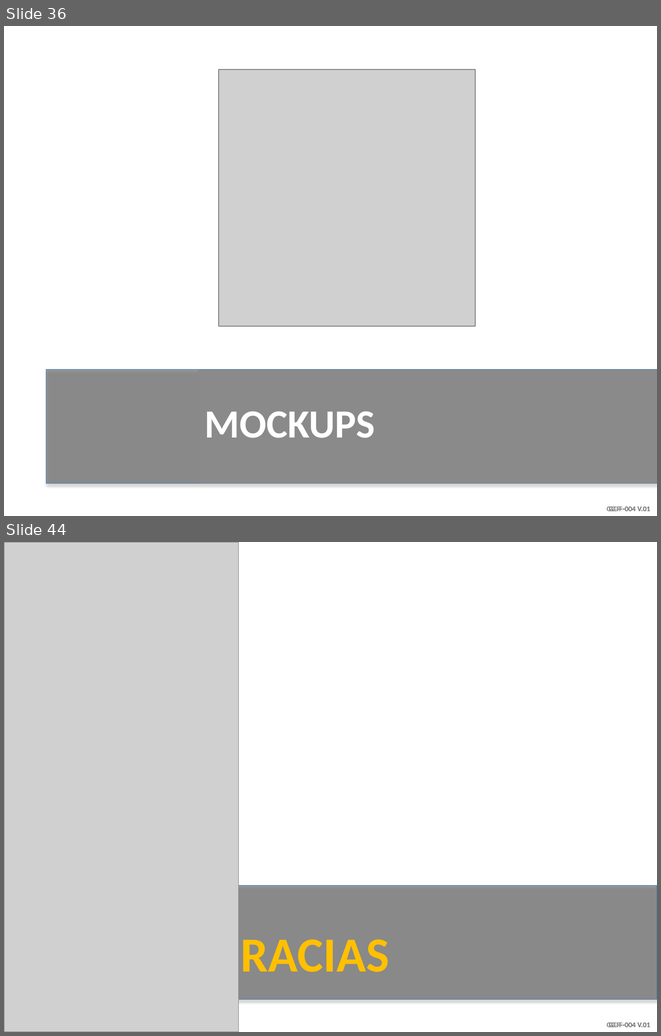
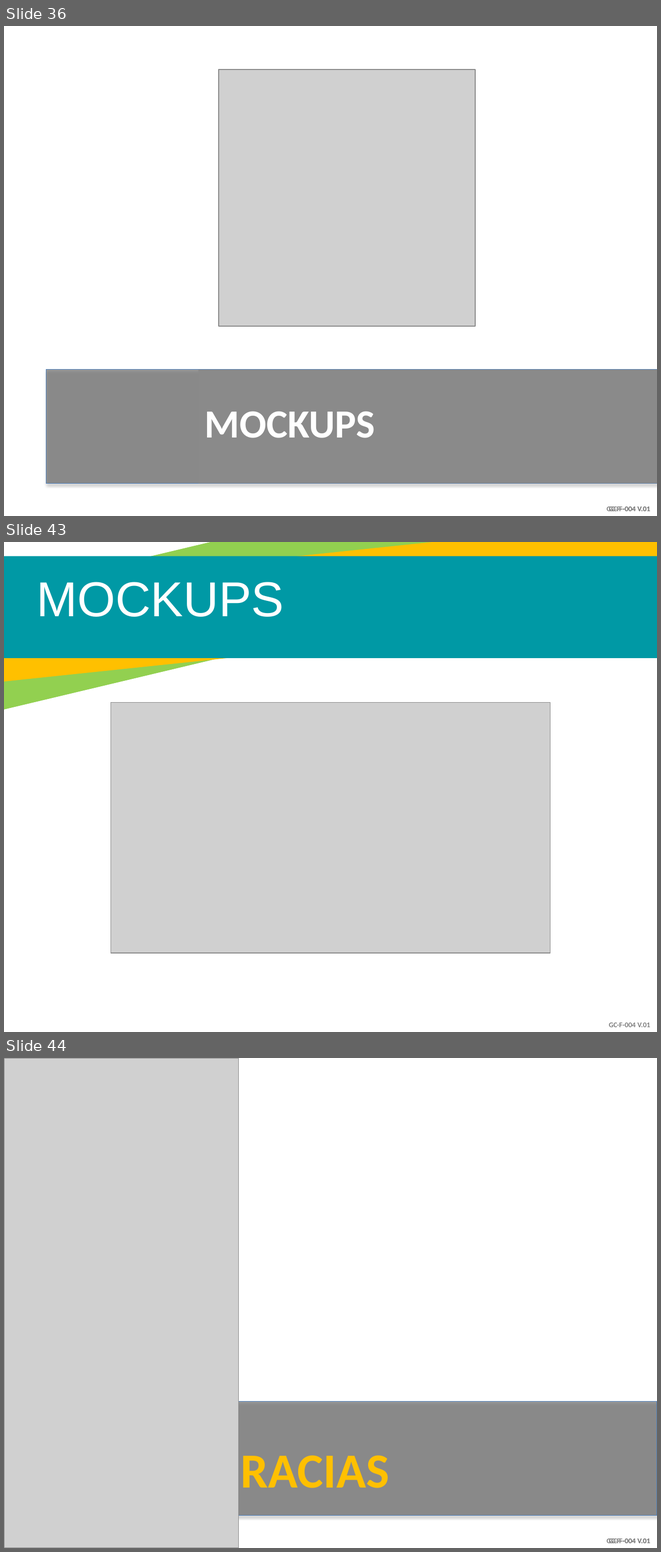
Before and after one commit to Dashell2514/AseoMatic, a slide deck: Documentation/AseoMatic.pptx. Shown one above the other, each under a label of ours: slides 36 and 44 before the commit, slides 36, 43 and 44 after it; the slides between them are not shown. The pictures are 661x1036 and 661x1552 pixels, drawn with LibreOffice and Linux fonts; fonts in the diff are those of the drawing; grey boxes stand for pictures; background and template pictures are left out. Boxes give left, top, right and bottom in pixels: in the first picture for what was removed or moved away, otherwise in the second. Text is boxed around its words. In the diff, an @@ line names an element or a change of style, - is before the commit and + after.

```diff
--- a/Documentation/AseoMatic.pptx
+++ b/Documentation/AseoMatic.pptx
@@ slide 43 added at [4, 542, 657, 1032], background #FFFFFF; not listed: 1 template element that a slide beside it also shows @@
@@ rectangle added at [4, 542, 657, 742], fill #92D050 @@
@@ rectangle added at [4, 542, 657, 721], fill #92D050 @@
@@ rectangle added at [4, 542, 657, 688], fill #FFC000 @@
@@ rectangle added at [4, 556, 657, 658], fill #0099A5 @@
@@ text added at [36, 582, 284, 617], 54 pt, text #FFFFFF @@
+MOCKUPS
@@ picture added at [111, 703, 550, 953] @@
```
Also in this commit, not shown: 15 slides changed, 1 slide removed, 29 other files.
